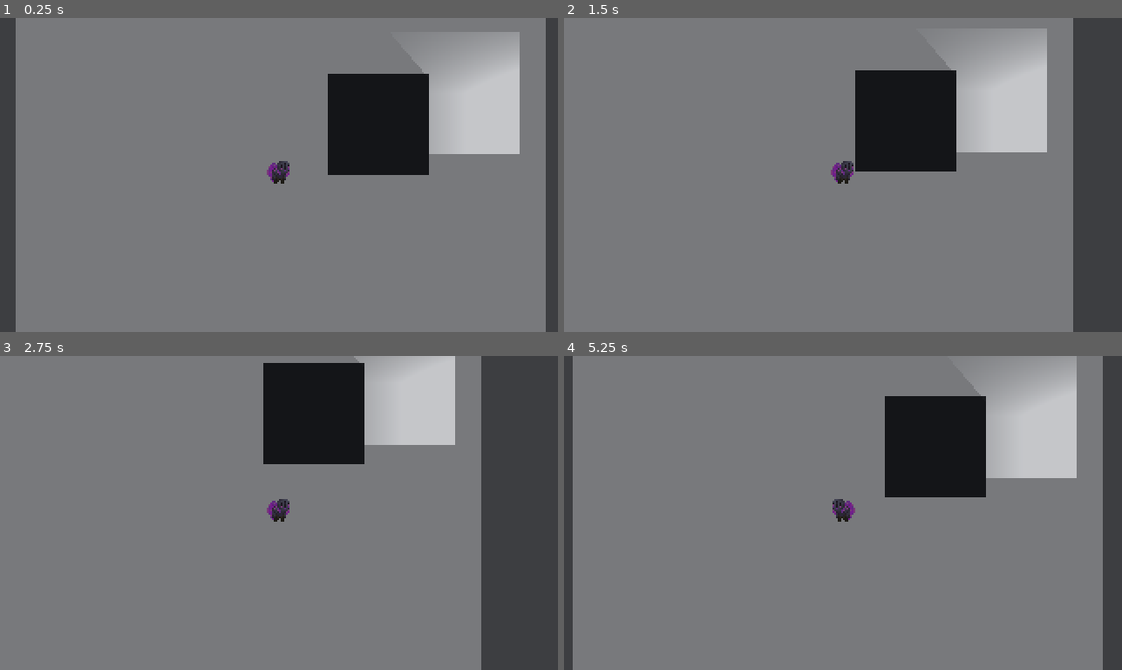
Above: before the commit, frames 1-4 (two rows, left to right).
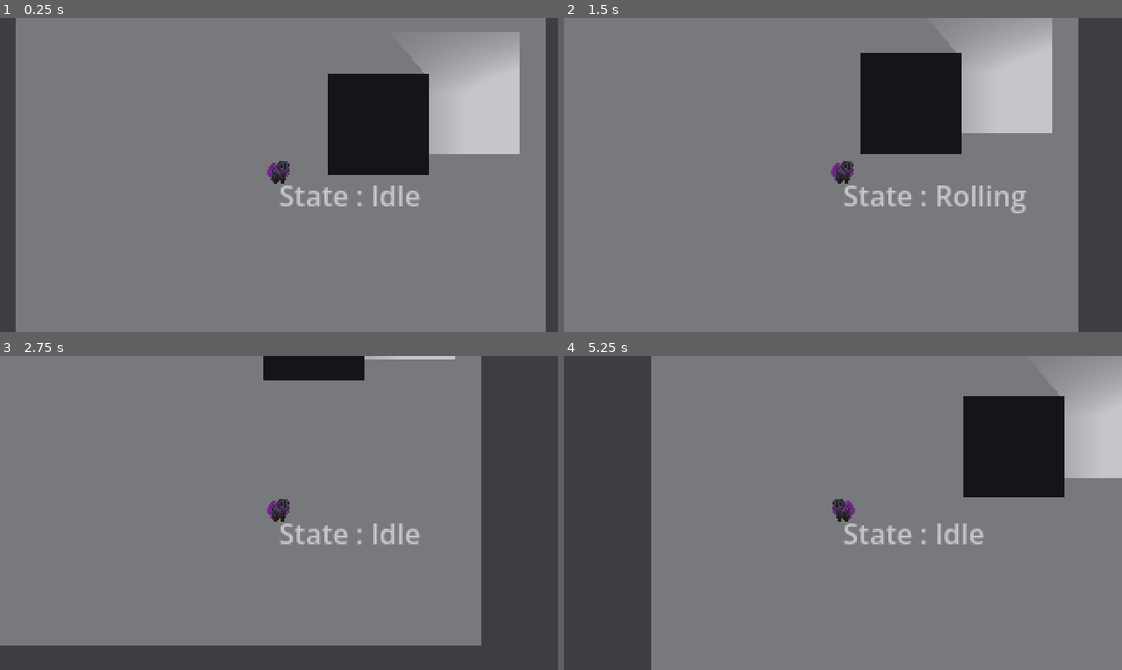
Above: after the commit, the same moments.

Repository: SimchadeLange/GamepieGamejam
Game: Godot game, scene res://scenes/main.tscn
Two runs of this game, one before a commit and one after it. Both use one fixed random seed, a clock stepped at 60 frames per second and the inputs below.
Inputs:
- Up to frame 1 (0.25 s): no input
- Up to frame 2 (1.5 s): tap Enter (ui_accept) at 0.5, 1.35 s; hold Right (move_right) 0.53-1.28 s; hold Enter (ui_accept) 0.53-1.28 s; hold Down (move_down) from 1.28 s (still down)
- Up to frame 3 (2.75 s): tap Enter (ui_accept) at 1.52, 1.82 s; release Down (move_down) at 2.03 s; hold Right (move_right) from 2.03 s (still down); hold Enter (ui_accept) from 2.03 s (still down)
- Up to frame 4 (5.25 s): release Right (move_right) at 2.78 s; release Enter (ui_accept) at 2.78 s; hold Up (move_up) 2.78-3.53 s; tap Enter (ui_accept) at 2.85, 3.02, 3.32, 4.35, 4.52, 4.82 s; hold Enter (ui_accept) 3.53-4.28 s; hold Left (move_left) 3.53-5.03 s; hold Down (move_down) from 5.03 s (still down); hold Enter (ui_accept) from 5.03 s (still down)

The runs differ from the first frame. In frame 1, 0.6% of the frame differs, in the area x 50-76%, y 53-60%; in frame 2, 6.0%; in frame 3, 17%; in frame 4, 31%, in the area x 1-100%, y 0-100%.

Commit message:
implemented more of the state machine

Diff:
--- a/game_jam_00/scenes/player.tscn
+++ b/game_jam_00/scenes/player.tscn
@@ -1,9 +1,11 @@
 [gd_scene format=3 uid="uid://cll5o11denx7"]
 
-[ext_resource type="Script" uid="uid://bxnod8igdpq6p" path="res://scripts/player.gd" id="1_g2els"]
+[ext_resource type="Script" uid="uid://bxnod8igdpq6p" path="res://scripts/player/player.gd" id="1_g2els"]
 [ext_resource type="Texture2D" uid="uid://blaf4h42ftb12" path="res://assets/player_temp.png" id="2_g2els"]
 [ext_resource type="Script" uid="uid://ctk743jn0ttiy" path="res://scripts/statemachine/state_machine.gd" id="3_qhqgy"]
-[ext_resource type="Script" uid="uid://debfixgfwcphs" path="res://scripts/idle_state.gd" id="4_dqkch"]
+[ext_resource type="Script" uid="uid://debfixgfwcphs" path="res://scripts/player/idle_state.gd" id="4_dqkch"]
+[ext_resource type="Script" uid="uid://bugqq7br7b5rm" path="res://scripts/player/rolling_state.gd" id="5_qlg0r"]
+[ext_resource type="Script" uid="uid://8rm7xyjparas" path="res://scripts/statemachine/state_debug_label.gd" id="6_tuyoq"]
 
 [sub_resource type="RectangleShape2D" id="RectangleShape2D_uxpb3"]
 size = Vector2(10, 12)
@@ -28,7 +30,26 @@
 character = NodePath("..")
 current_state = NodePath("Idle")
 
-[node name="Idle" type="Node" parent="StateMachine" unique_id=1601426793]
+[node name="Idle" type="Node" parent="StateMachine" unique_id=1601426793 node_paths=PackedStringArray("rolling_state", "roll_cooldown_timer")]
 script = ExtResource("4_dqkch")
+rolling_state = NodePath("../Rolling")
+roll_cooldown_timer = NodePath("RollCooldown")
 
-[node name="Node" type="Node" parent="StateMachine" unique_id=702436683]
+[node name="RollCooldown" type="Timer" parent="StateMachine/Idle" unique_id=514302148]
+one_shot = true
+
+[node name="Rolling" type="Node" parent="StateMachine" unique_id=702436683 node_paths=PackedStringArray("idle_state", "roll_duration_timer", "roll_cooldown_timer")]
+script = ExtResource("5_qlg0r")
+idle_state = NodePath("../Idle")
+roll_duration_timer = NodePath("RollDuration")
+roll_cooldown_timer = NodePath("../Idle/RollCooldown")
+
+[node name="RollDuration" type="Timer" parent="StateMachine/Rolling" unique_id=164356852]
+wait_time = 0.2
+one_shot = true
+
+[node name="DebugState" type="Label" parent="." unique_id=824812807 node_paths=PackedStringArray("state_machine")]
+offset_right = 40.0
+offset_bottom = 23.0
+script = ExtResource("6_tuyoq")
+state_machine = NodePath("../StateMachine")
--- a/game_jam_00/scripts/idle_state.gd
+++ /dev/null
@@ -1,8 +0,0 @@
-extends State
-
-
-func on_enter():
-	pass
-
-func state_process(_delta):
-	pass
--- /dev/null
+++ b/game_jam_00/scripts/player/idle_state.gd
@@ -0,0 +1,25 @@
+extends State
+
+@export var rolling_state: State
+@export var roll_cooldown_timer: Timer
+
+
+func _ready() -> void:
+	roll_cooldown_timer.timeout.connect(_on_roll_cooldown_timeout)
+
+
+func on_enter():
+	pass
+
+
+func state_process(_delta):
+	pass
+
+
+func state_input(event : InputEvent):
+	if event.is_action_pressed("ui_accept"):
+		next_state = rolling_state
+
+
+func _on_roll_cooldown_timeout() -> void:
+	character.can_roll = true
--- a/game_jam_00/scripts/player.gd
+++ b/game_jam_00/scripts/player/player.gd
@@ -10,11 +10,12 @@
 var dir: Vector2
 var prev_dir: Vector2
 var can_move: bool = false
+var can_roll: bool = true
 
 func _physics_process(delta: float) -> void:
 	can_move = state_machine.current_state.can_move
 
-	#Direction input and movement handling
+	# Direction input and movement handling
 	dir.x = Input.get_axis("move_left", "move_right")
 	dir.y = Input.get_axis("move_up", "move_down")
 	if dir:
--- /dev/null
+++ b/game_jam_00/scripts/player/rolling_state.gd
@@ -0,0 +1,31 @@
+extends State
+
+const roll_force: float = 100.0
+
+@export var idle_state: State
+@export var roll_duration_timer: Timer
+@export var roll_cooldown_timer: Timer
+
+
+func _ready() -> void:
+	roll_duration_timer.timeout.connect(_on_roll_duration_timeout)
+
+
+func on_enter() -> void:
+	character.velocity += character.dir * roll_force
+	roll_duration_timer.start()
+
+
+#func state_process(delta) -> void:
+	#character.velocity = lerp(character.velocity, Vector2.ZERO, delta)
+	#character.velocity.normalized()
+
+
+func on_exit() -> void:
+	roll_duration_timer.stop()
+	character.velocity -= character.velocity / 2
+	roll_cooldown_timer.start()
+
+
+func _on_roll_duration_timeout() -> void:
+	next_state = idle_state
--- a/game_jam_00/scripts/statemachine/state.gd
+++ b/game_jam_00/scripts/statemachine/state.gd
@@ -8,14 +8,14 @@
 var character: CharacterBody2D
 var next_state: State
 
-func state_process(_delta):
+func state_process(_delta: float) -> void:
 	pass
 
-func state_input(_event : InputEvent):
+func state_input(_event: InputEvent) -> void:
 	pass
 
-func on_enter():
+func on_enter() -> void:
 	pass
 
-func on_exit():
+func on_exit() -> void:
 	pass
Renamed: game_jam_00/scripts/idle_state.gd.uid -> game_jam_00/scripts/player/idle_state.gd.uid
Renamed: game_jam_00/scripts/player.gd.uid -> game_jam_00/scripts/player/player.gd.uid
Not shown, added: game_jam_00/scripts/player/rolling_state.gd.uid
